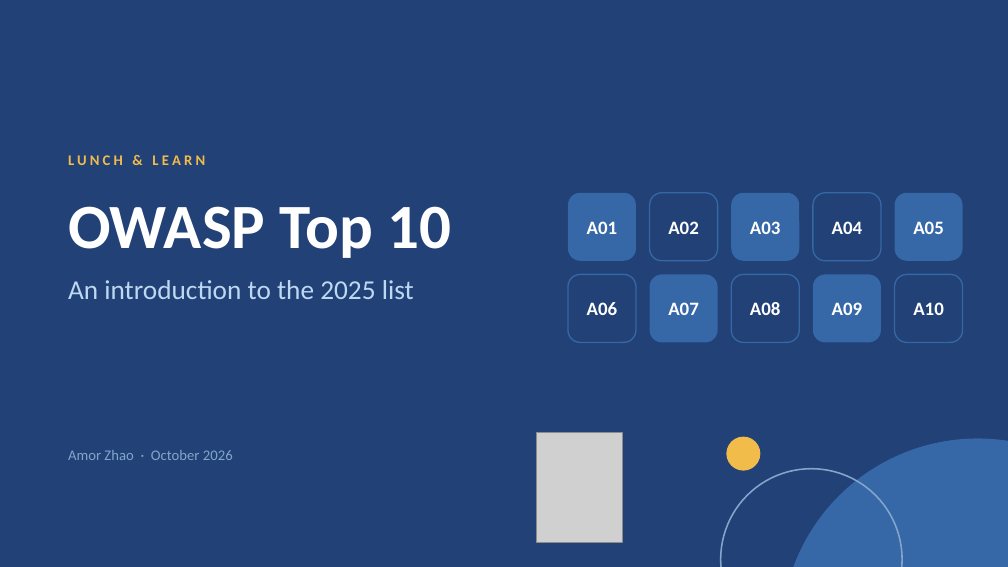
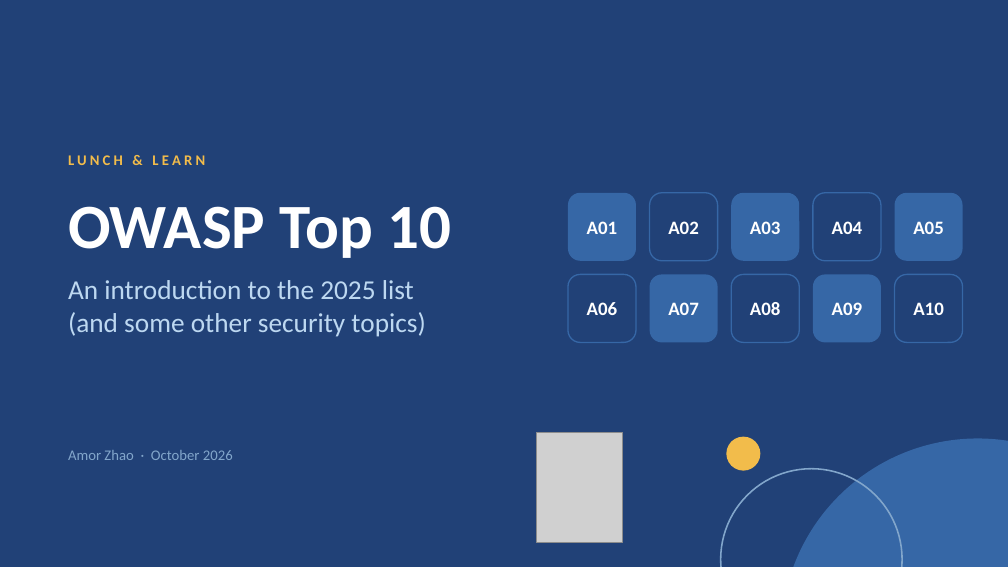
Before and after one commit to AmorZhao-Ghyston/VulnerableSandbox, a slide deck: slide 1 of Lunch-and-learn/OWASP-Top10-2025.pptx. Drawn at 1008x567 pixels with LibreOffice and Linux fonts; fonts in the diff are those of the drawing; grey boxes stand for pictures. Boxes give left, top, right and bottom in pixels: in the first picture for what was removed or moved away, otherwise in the second. Text is boxed around its words. In the diff, an @@ line names an element or a change of style, - is before the commit and + after.

```diff
--- a/Lunch-and-learn/OWASP-Top10-2025.pptx
+++ b/Lunch-and-learn/OWASP-Top10-2025.pptx
@@ text at (x1=68, y1=312, x2=425, y2=337): paragraph added @@
+(and some other security topics)
```
Also in this commit, not shown: 17 other slides changed, 8 slides removed, 7 other files.
